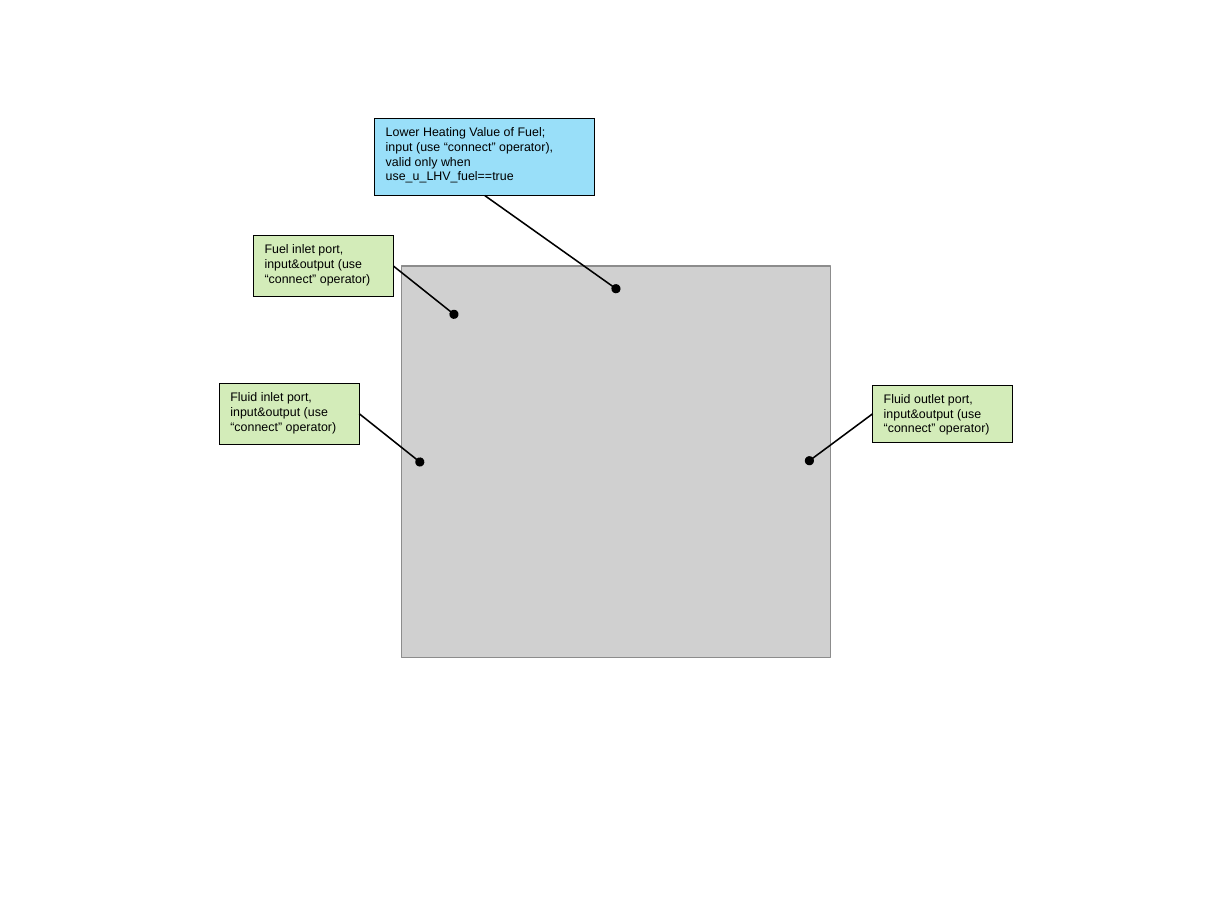
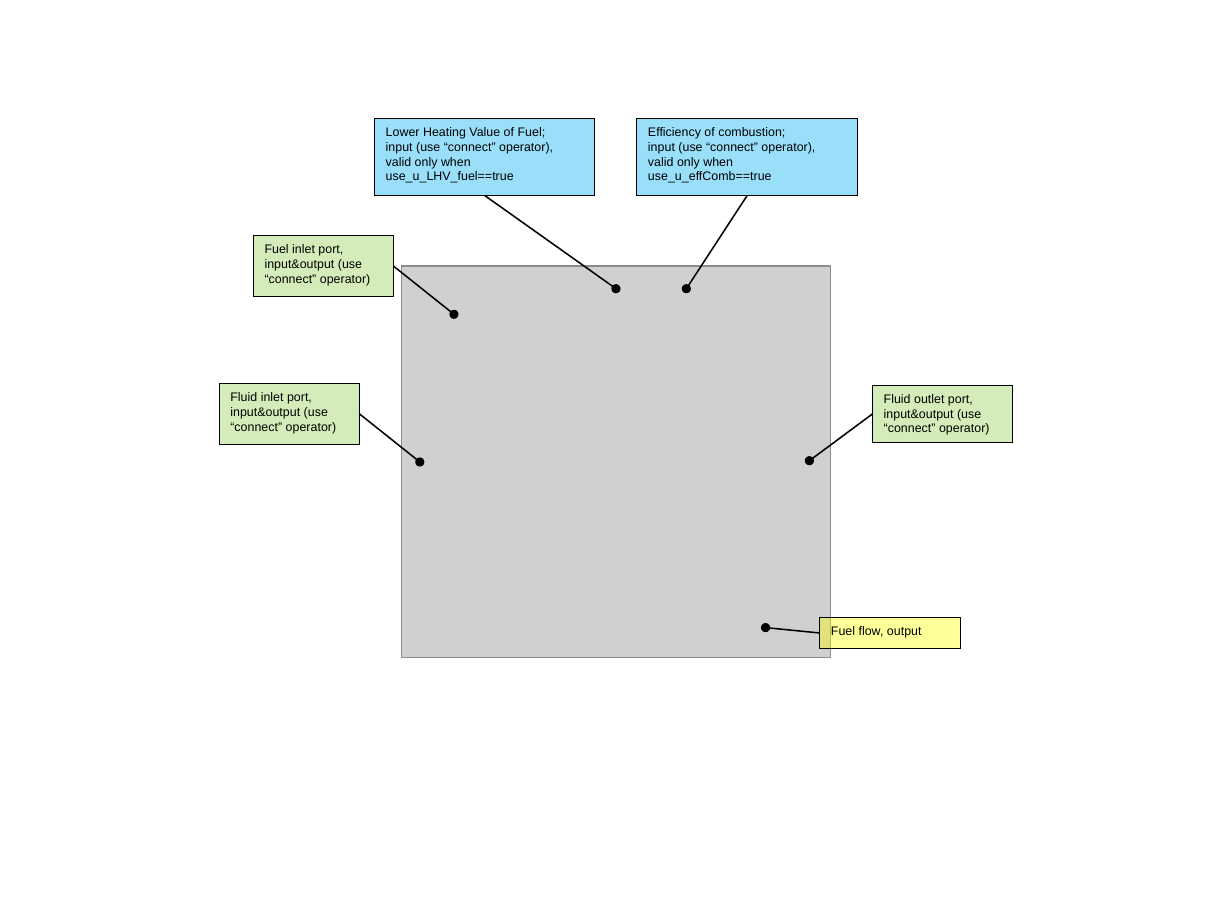
Before and after one commit to zeta-plusplus/PropulsionSystem, a slide deck: slide 25 of figs/makeFig.pptx. Drawn at 1232x924 pixels with LibreOffice and Linux fonts; fonts in the diff are those of the drawing; grey boxes stand for pictures. Boxes give left, top, right and bottom in pixels: in the first picture for what was removed or moved away, otherwise in the second. Text is boxed around its words. In the diff, an @@ line names an element or a change of style, - is before the commit and + after.

```diff
--- a/figs/makeFig.pptx
+++ b/figs/makeFig.pptx
@@ group added at box(637, 119, 961, 648): 2 rectangles, 2 arrows @@
+Efficiency of combustion;
+input (use “connect” operator),
+valid only when use_u_effComb==true
+Fuel flow, output
```
Also in this commit, not shown: 7 other files.
